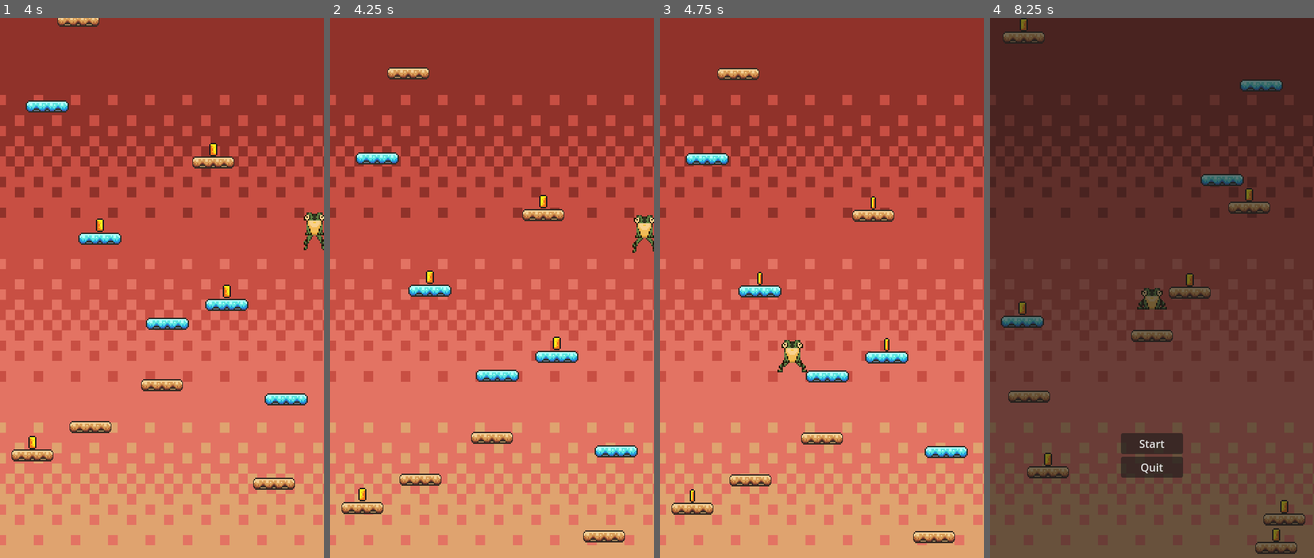
Above: before the commit, frames 1-4 (left to right).
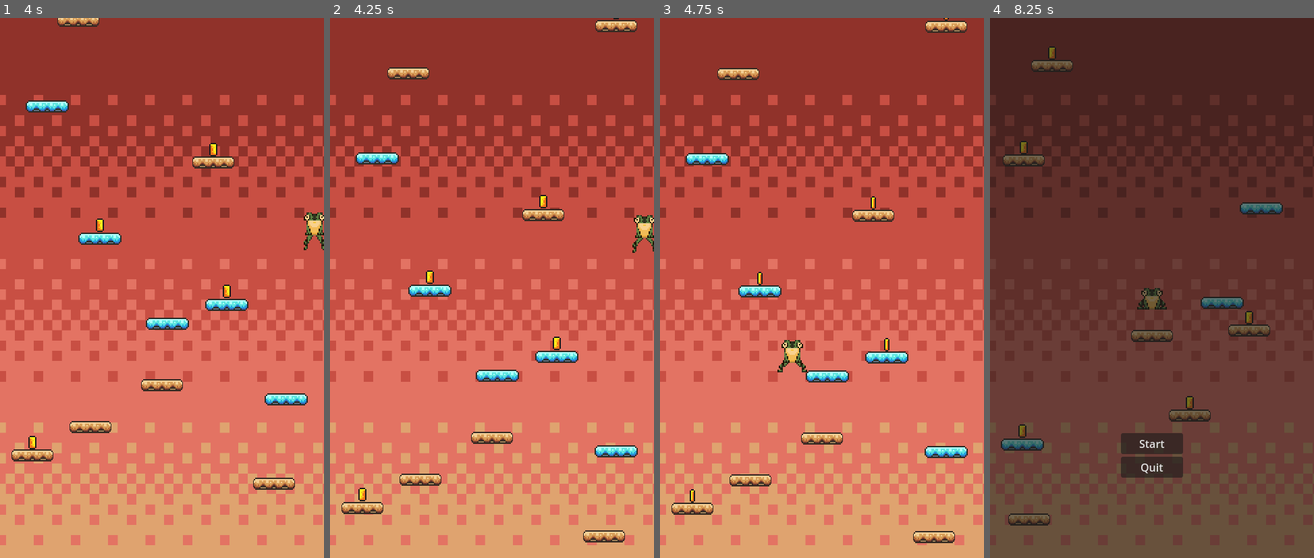
Above: after the commit, the same moments.

Repository: stefko-jam/Game_Jam
Game: Godot game, scene res://scenes/game.tscn
Same seed, same stepped clock (60 frames per second), same inputs: the game is played once before the commit and once after it.
Inputs:
- Up to frame 1 (4 s): click "Start" at 0.5 s; hold D (right) 1.28-2 s; click "Restart" at 2 s; click "Start" at 2.75 s; hold D (right) from 3.53 s (still down)
- Up to frame 2 (4.25 s): keep holding D (right)
- Up to frame 3 (4.75 s): release D (right) at 4.28 s; hold A (left) from 4.28 s (still down)
- Up to frame 4 (8.25 s): release A (left) at 5.03 s; hold D (right) 5.03-6.53 s; hold A (left) 6.53-7.28 s; hold D (right) 7.28-8 s; click "Restart" at 8 s

Frame 1 is identical in both runs. In frame 2, 0.3% of the frame differs, in the area x 81-95%, y 0-3%; in frame 3, 0.3%; in frame 4, 4.4%, in the area x 3-98%, y 0-100%.

Commit message:
Platforms Fixed

Diff:
--- a/scripts/platform_manager.gd
+++ b/scripts/platform_manager.gd
@@ -25,7 +25,7 @@
 func updateHighestPlayerPosition():
 	#var game = get_tree().get_root().find_node("Platforms", true, false)
 	#if game:
-		var player = get_node("Player")
+		var player = get_parent().get_node("Player")
 		if player and player.position.y < highestPlayerPosition:
 			highestPlayerPosition = player.position.y
 
